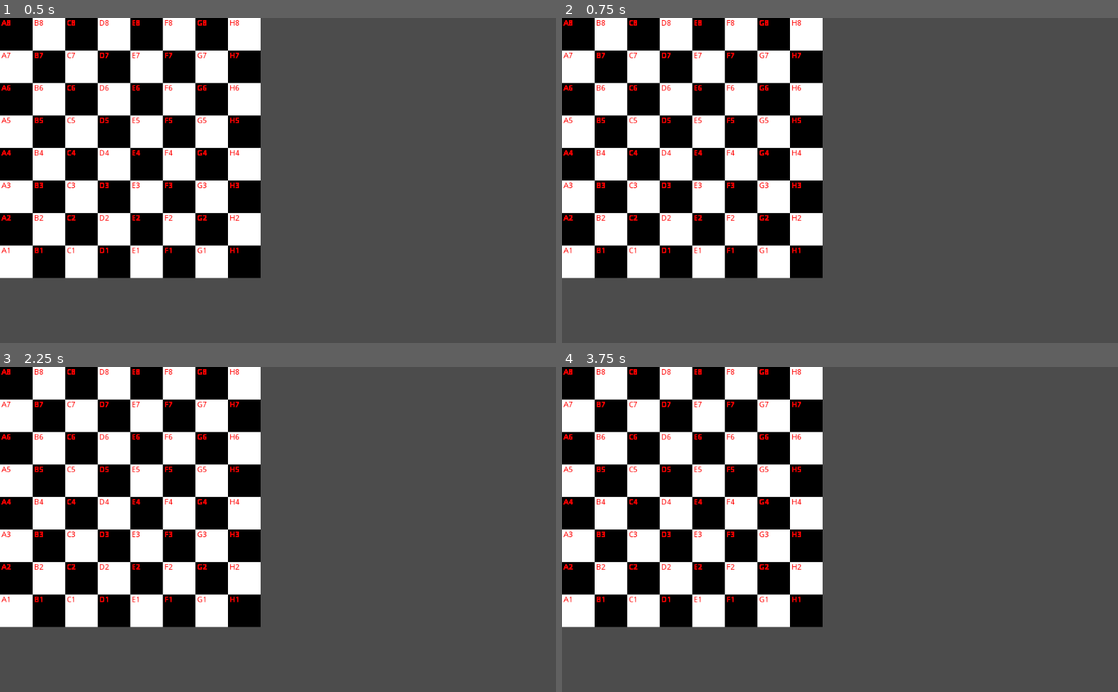
Above: before the commit, frames 1-4 (two rows, left to right).
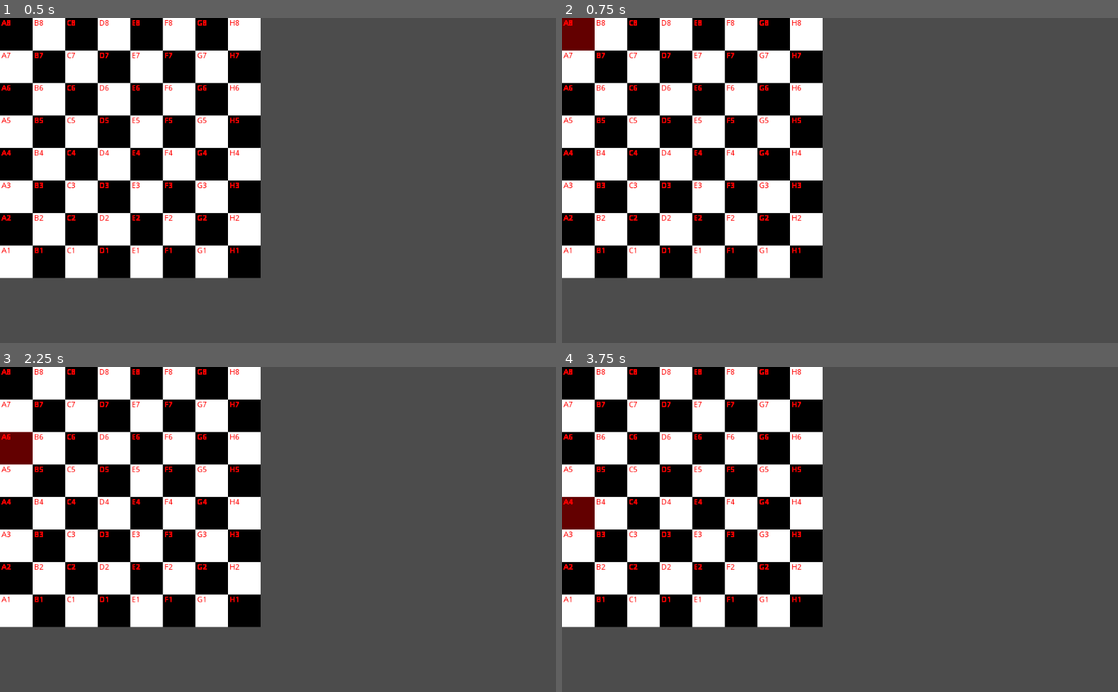
Above: after the commit, the same moments.

Repository: MattBunch/GodotChess2D
Game: Godot game, scene res://Game.tscn
Two runs of this game, one before a commit and one after it. Both use one fixed random seed, a clock stepped at 60 frames per second and the inputs below.
Inputs (mouse positions are in pixels of both pictures, inside the frame that each line leads up to):
- Up to frame 1 (0.5 s): no input
- Up to frame 2 (0.75 s): tap Enter at 0.5 s; move the mouse to (578, 34) at 0.52 s; click (578, 34) at 0.67 s
- Up to frame 3 (2.25 s): tap Space at 1.25 s; move the mouse to (16, 415) at 1.27 s; click (16, 415) at 1.42 s; tap Enter at 2 s; move the mouse to (16, 448) at 2.02 s; click (16, 448) at 2.17 s
- Up to frame 4 (3.75 s): tap Space at 2.75 s; move the mouse to (578, 480) at 2.77 s; click (578, 480) at 2.92 s; tap Enter at 3.5 s; move the mouse to (578, 513) at 3.52 s; click (578, 513) at 3.67 s

Frame 1 is identical in both runs. In frame 2, 0.6% of the frame differs, in the area x 0-6%, y 0-11%; in frame 3, 0.6%, in the area x 0-6%, y 19-31%; in frame 4, 0.6%.

Commit message:
Added select squares

Diff:
--- a/Board/BoardTile.gd
+++ b/Board/BoardTile.gd
@@ -15,6 +15,8 @@
 var selected = false setget set_selected, get_selected
 var tile_code setget set_tile_code, get_tile_code
 var board_piece
+var selected_tile_sprite setget set_selected_tile_sprite, get_selected_tile_sprite
+var tile_has_selected_square = false setget set_tile_has_selected_square, get_tile_has_selected_square
 # NOTE: you can also get position as a setget later in the file
 
 # signal
@@ -36,10 +38,20 @@
 	debugLabel.text = get_tile_code()
 	labelContainer.z_index = 2
 
+	# Initialize select sprite
+	var selectSprite = Sprite.new()
+	selectSprite.centered = false
+	selectSprite.z_index = 4
+	selectSprite.texture = load("res://Assets/Selected_Square_60px.png")
+	selectSprite.visible = false
+	set_selected_tile_sprite(selectSprite)
+	$Area2D.add_child(selected_tile_sprite)
+
 
 func _on_Area2D_input_event(viewport, event, shape_idx):
 	if (event is InputEventMouseButton && event.button_index == BUTTON_LEFT && event.pressed):
 		emit_signal("clicked_tile", position, get_tile_code())
+
 
 #
 #
@@ -68,6 +80,28 @@
 
 func set_selected(inputSelected):
 	selected = inputSelected
+	if get_selected():
+		show_selected_square()
+	else:
+		hide_selected_square()
 
 func get_selected():
 	return selected
+
+func set_selected_tile_sprite(input):
+	selected_tile_sprite = input
+
+func get_selected_tile_sprite():
+	return selected_tile_sprite
+
+func show_selected_square():
+	get_selected_tile_sprite().visible = true
+
+func hide_selected_square():
+	get_selected_tile_sprite().visible = false
+
+func set_tile_has_selected_square(input):
+	tile_has_selected_square = input
+
+func get_tile_has_selected_square():
+	return tile_has_selected_square
--- a/Game.gd
+++ b/Game.gd
@@ -17,22 +17,52 @@
 		tile.connect("clicked_tile",self,"clicked_tile")
 
 func clicked_tile(pos, tile_code):
-	var tile = get_tile_at_pos(pos)
+	# TODO: change these tiles' commands into individual functions
+	# eg:
+		# select square
+		# deselect square
+		# process move
+
+	var tile = get_tile_at_code(tile_code)
+
 	if saved_tile == tile:
 		print("same tile: ", saved_tile.get_tile_code())
+		unselect_tile()
 		return
+
 	if saved_tile == null:
-		saved_tile = tile
+		select_tile(tile)
 		print("tile saved: ", saved_tile.get_tile_code())
+
 	else:
 		print("tile: ",tile.get_tile_code())
 		print("saved_tile: ",saved_tile.get_tile_code())
-		saved_tile = null
+		# TODO: process moves between the two tiles here
+		# if tile is empty or tile contains piece of the same color, select new tile
+		# elif tile has enemy piece check if can move
+		unselect_tile()
 
+func select_tile(tile):
+	saved_tile = tile
+	saved_tile.set_selected(true)
+
+func unselect_tile():
+	saved_tile.set_selected(false)
+	saved_tile = null
+
+# TODO: possibly delete this func since I am now moving to code based selection of tiles
 func get_tile_at_pos(pos):
 	for tile in tiles:
 		if tile != null:
 			if tile.get_position() == pos:
+				return tile
+
+	return null
+
+func get_tile_at_code(code):
+	for tile in tiles:
+		if tile != null:
+			if tile.get_tile_code() == code:
 				return tile
 
 	return null
--- a/Pieces/ChessPieceBase.gd
+++ b/Pieces/ChessPieceBase.gd
@@ -4,7 +4,7 @@
 var player
 var tile_code
 var first_move = true
-var availalbe_moves = []
+var available_moves = [] setget set_available_moves, get_available_moves
 
 func _ready():
 	print("I am a base piece and I am initialized")
@@ -17,3 +17,9 @@
 
 func update_available_moves():
 	pass
+
+func get_available_moves():
+	pass
+
+func set_available_moves(input):
+	pass
Binary file added: Assets/Selected_Square_60px.png
Not shown, added: Assets/Selected_Square_60px.png.import
Not shown, changed: DEVLOG.md
